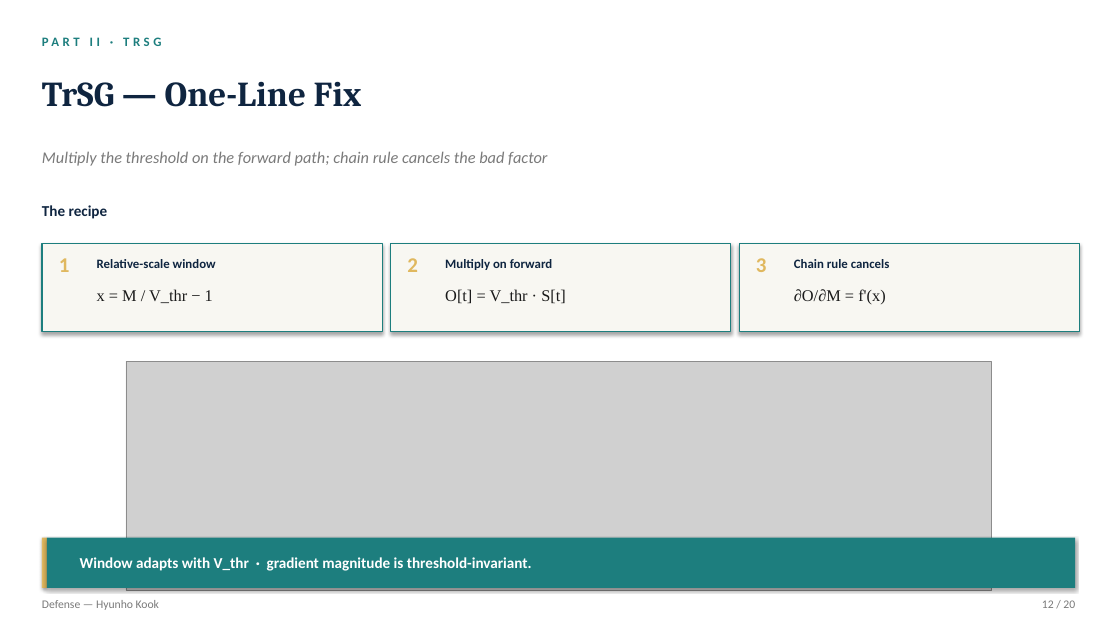
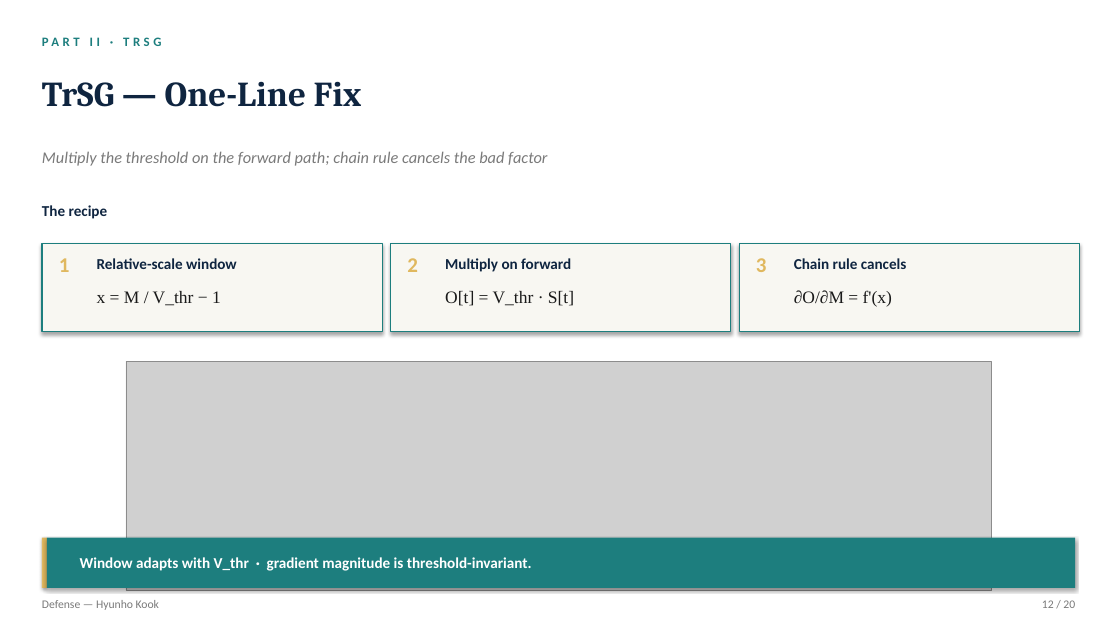
Before and after one commit to kookhh0827/POSTECH_thesis_template_latex, a slide deck: slide 12 of Hyunho_Kook_Master_Defense.pptx. Drawn at 1120x630 pixels with LibreOffice and Linux fonts; fonts in the diff are those of the drawing; grey boxes stand for pictures. Boxes give left, top, right and bottom in pixels: in the first picture for what was removed or moved away, otherwise in the second. Text is boxed around its words. In the diff, an @@ line names an element or a change of style, - is before the commit and + after.

```diff
--- a/Hyunho_Kook_Master_Defense.pptx
+++ b/Hyunho_Kook_Master_Defense.pptx
@@ size 11 to 13 pt in 3 elements at (x1=97, y1=258, x2=237, y2=269), (x1=445, y1=258, x2=571, y2=272), (x1=794, y1=258, x2=907, y2=269) @@
@@ size 14 to 15 pt in 3 elements at (x1=97, y1=291, x2=221, y2=306), (x1=445, y1=291, x2=574, y2=306), (x1=794, y1=290, x2=892, y2=306) @@
```
Also in this commit, not shown: 5 other slides changed, 8 other files.
